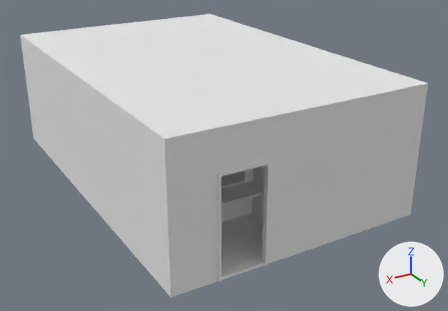
The Blender file Assets/Models/Raw/room.blend: old version first, new version second.
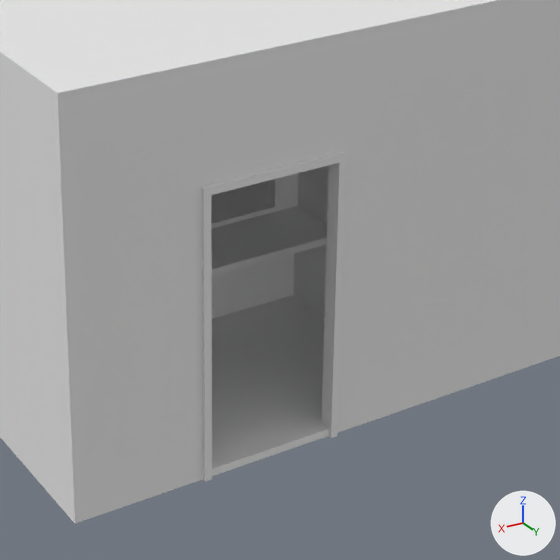
There are two pictures of each version: one whole from a 50 mm camera at (23.14, 43.06, 22.35) aimed at (-1.31, 2.31, 1.98), one close up on the part from 32% to 78% of the width and 34% to 100% of the height. Every picture has the same lights, and +X, +Y and +Z are marked at lower right.

In view in the first close-up: 'B_Door-Frame', 'Booth', 'Booth_Window-Frame', 'Desk', 'Floor', 'Room'.
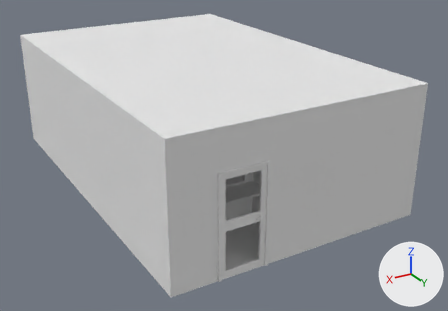
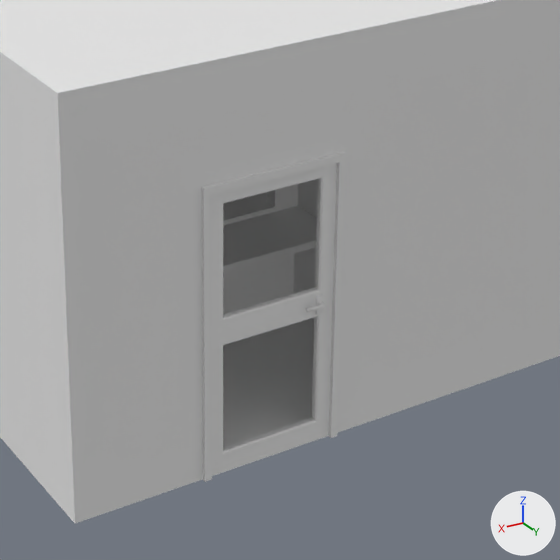
Where the change shows, as pixel boxes [x1, y1, x2, y2] in the close-ups (560 x 560 px):
'Cube', added: after [211, 163, 337, 469]

What the commit changed:
Mesh me_cube is new.
It has 264 vertices, 238 faces and spans x -1.65..1.65, y 0.0..7.0, z -0.34..0.34.
Object 'Cube' (ob_cube) is new; it shows me_cube.
Its location is (4.9, 14.9, 0.1).
Its rotation in degrees is (90, 0, 0).
